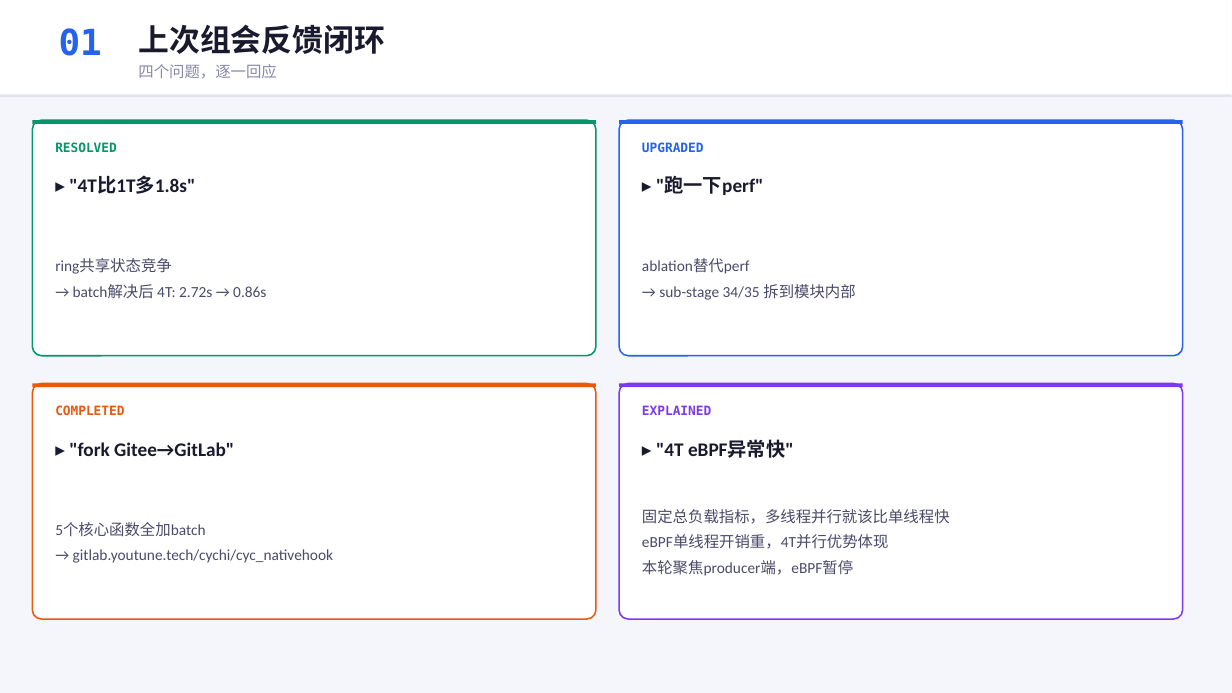
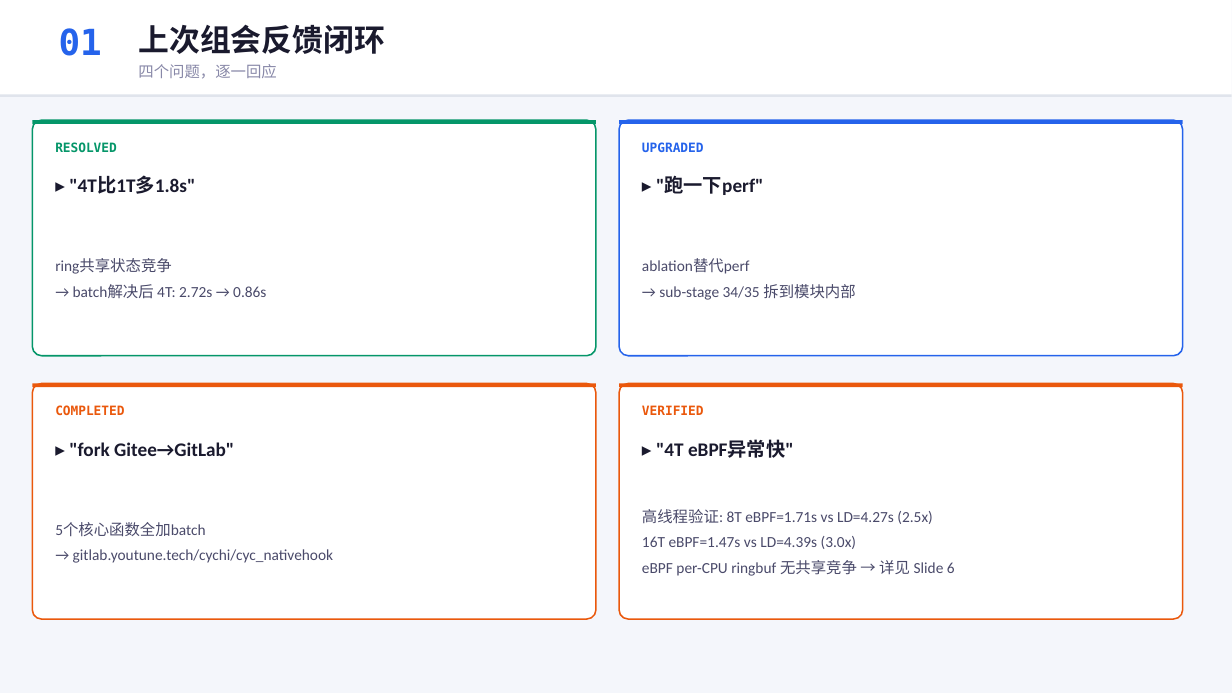
Before and after one commit to YiChiChen1106/Nativehook_linux_planb, a slide deck: slide 2 of presentation/native_hook_progress_2026-06-05.pptx. Drawn at 1232x693 pixels with LibreOffice and Linux fonts; fonts in the diff are those of the drawing. Boxes give left, top, right and bottom in pixels: in the first picture for what was removed or moved away, otherwise in the second. Text is boxed around its words. In the diff, an @@ line names an element or a change of style, - is before the commit and + after.

```diff
--- a/presentation/native_hook_progress_2026-06-05.pptx
+++ b/presentation/native_hook_progress_2026-06-05.pptx
@@ rounded rectangle at bbox=[619, 384, 1183, 619]: outline #7C3AED 1.2 pt to #EA580C 1.2 pt @@
@@ rectangle at bbox=[619, 384, 1183, 387]: fill #7C3AED to #EA580C @@
@@ text at bbox=[642, 405, 704, 415]: text changed; text colour #7C3AED to #EA580C @@
-EXPLAINED
+VERIFIED
@@ text at bbox=[642, 509, 955, 576]: text changed @@
-固定总负载指标，多线程并行就该比单线程快
-eBPF单线程开销重，4T并行优势体现
-本轮聚焦producer端，eBPF暂停
+高线程验证: 8T eBPF=1.71s vs LD=4.27s (2.5x)
+16T eBPF=1.47s vs LD=4.39s (3.0x)
+eBPF per-CPU ringbuf 无共享竞争 → 详见 Slide 6
```
Also in this commit, not shown: 5 other slides changed, 1 slide added, 2 other files.
